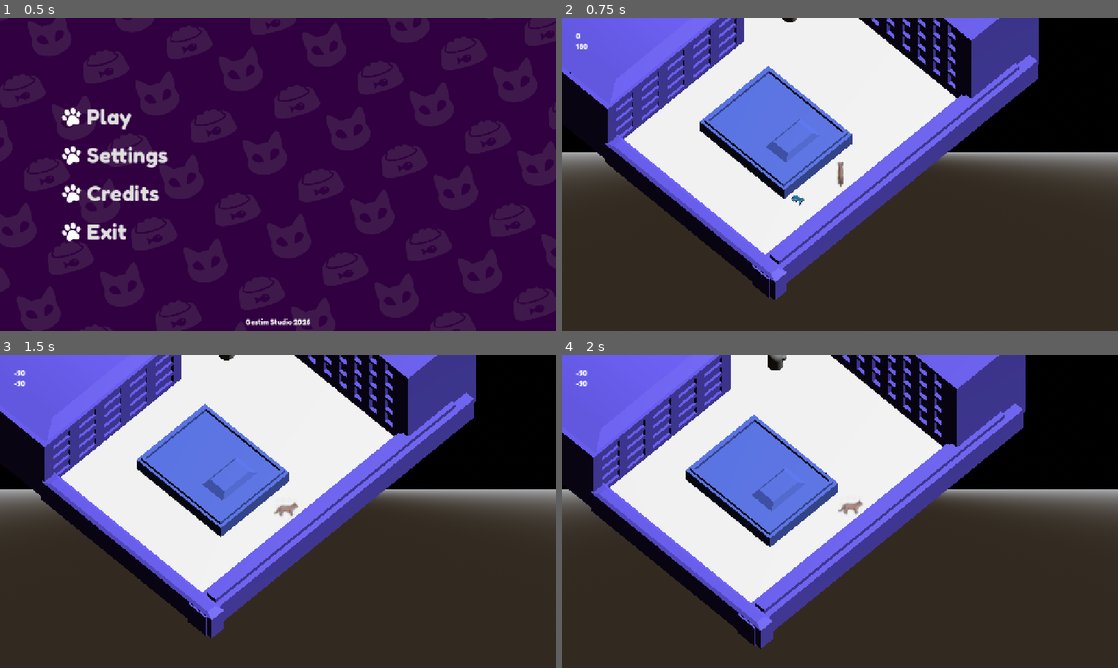
Above: before the commit, frames 1-4 (two rows, left to right).
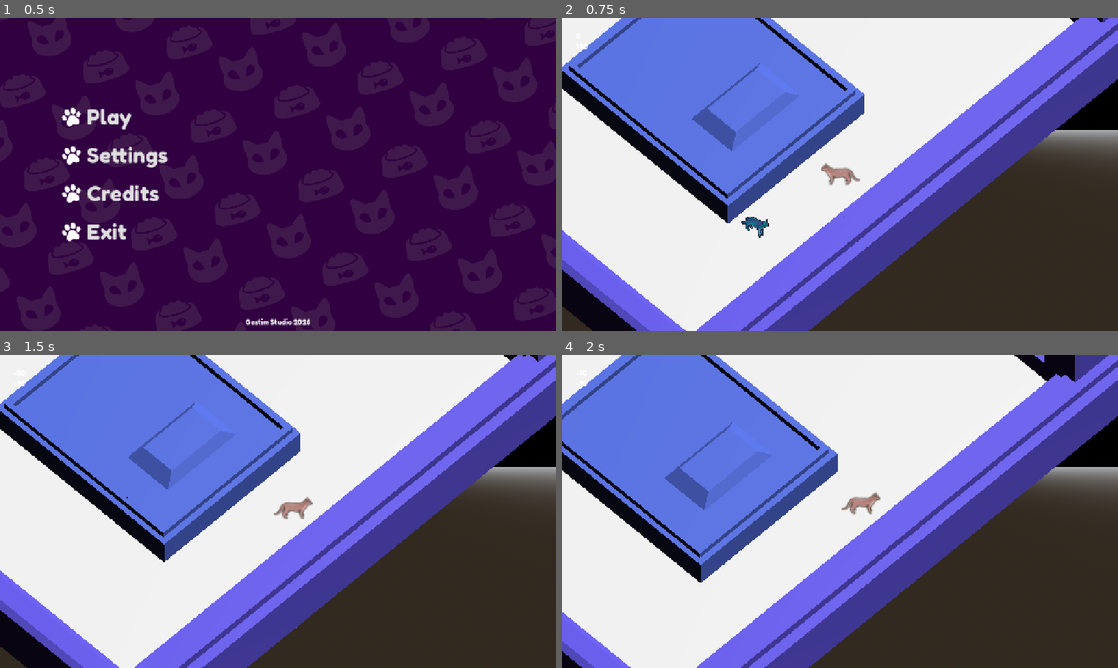
Above: after the commit, the same moments.

Repository: WeronikaKowalkowska/dnsgamejam
Game: Godot game, scene res://scenes/menu.tscn
Two runs of this game, one before a commit and one after it. Both use one fixed random seed, a clock stepped at 60 frames per second and the inputs below.
Inputs (mouse positions are in pixels of both pictures, inside the frame that each line leads up to):
- Up to frame 1 (0.5 s): no input
- Up to frame 2 (0.75 s): click "Play" at 0.5 s
- Up to frame 3 (1.5 s): tap Enter (ui_accept) at 1.25 s; move the mouse to (400, 495) at 1.27 s; hold D (move_right) from 1.28 s (still down); tap E at 1.35 s; click (400, 495) at 1.42 s
- Up to frame 4 (2 s): keep holding D (move_right); tap Enter (ui_accept) at 1.52 s

Frame 1 is identical in both runs. In frame 2, 63% of the frame differs, in the area x 0-100%, y 0-100%; in frame 3, 62%; in frame 4, 59%.

Commit message:
Animation fixes

Diff:
--- /dev/null
+++ b/assets/glitch.gdshader
@@ -0,0 +1,102 @@
+shader_type spatial;
+// Removed blend_mix and depth_prepass_alpha to prevent transparent queue conflicts
+render_mode cull_disabled, unshaded;
+
+uniform sampler2D texture_albedo : source_color, filter_nearest;
+
+uniform float intensity : hint_range(0.0, 1.0) = 0.5;
+uniform float glitch_frequency : hint_range(0.1, 10.0) = 2.0;
+uniform float glitch_duration : hint_range(0.01, 0.5) = 0.1;
+
+uniform float red_displacement : hint_range(0.0, 0.1) = 0.02;
+uniform float green_displacement : hint_range(0.0, 0.1) = 0.02;
+uniform float blue_displacement : hint_range(0.0, 0.1) = 0.02;
+
+uniform float scanline_intensity : hint_range(0.0, 1.0) = 0.3;
+uniform float noise_intensity : hint_range(0.0, 1.0) = 0.2;
+uniform float slice_intensity : hint_range(0.0, 1.0) = 0.4;
+uniform float ghost_intensity : hint_range(0.0, 0.5) = 0.1;
+uniform float negative_intensity : hint_range(0.0, 1.0) = 0.0;
+
+float random(vec2 st) {
+    return fract(sin(dot(st.xy, vec2(12.9898, 78.233))) * 43758.5453123);
+}
+
+float noise(vec2 st) {
+    vec2 i = floor(st);
+    vec2 f = fract(st);
+
+    float a = random(i);
+    float b = random(i + vec2(1.0, 0.0));
+    float c = random(i + vec2(0.0, 1.0));
+    float d = random(i + vec2(1.0, 1.0));
+
+    vec2 u = f * f * (3.0 - 2.0 * f);
+
+    return mix(a, b, u.x) + (c - a) * u.y * (1.0 - u.x) + (d - b) * u.x * u.y;
+}
+
+void vertex() {
+	MODELVIEW_MATRIX = VIEW_MATRIX * mat4(INV_VIEW_MATRIX[0], INV_VIEW_MATRIX[1], INV_VIEW_MATRIX[2], MODEL_MATRIX[3]);
+	MODELVIEW_NORMAL_MATRIX = mat3(MODELVIEW_MATRIX);
+}
+
+void fragment() {
+    vec2 uv = UV;
+    vec4 base_color = texture(texture_albedo, uv);
+    vec4 final_color = base_color;
+
+    float glitch_time = TIME * glitch_frequency;
+    float glitch_noise = noise(vec2(glitch_time, 0.0));
+    float glitch_active = step(1.0 - intensity, glitch_noise);
+
+    if (glitch_active > 0.5) {
+        float slice_y = random(vec2(glitch_time * 10.0, 0.0));
+        if (abs(uv.y - slice_y) < 0.02 * slice_intensity) {
+            float slice_offset = (random(vec2(glitch_time * 15.0, 0.0)) - 0.5) * 0.1 * slice_intensity;
+            uv.x += slice_offset;
+        }
+
+        float vertical_shift = random(vec2(glitch_time * 8.0, 0.0)) * 0.05 * intensity;
+        uv.y += vertical_shift;
+
+        float wave = sin(uv.y * 100.0 + glitch_time * 5.0) * 0.01 * intensity;
+        uv.x += wave;
+
+        final_color = texture(texture_albedo, uv);
+    }
+
+    float shift_amount = red_displacement * glitch_active;
+    vec4 red_channel = texture(texture_albedo, uv + vec2(shift_amount, 0.0));
+    vec4 green_channel = texture(texture_albedo, uv + vec2(-green_displacement * glitch_active, 0.0));
+    vec4 blue_channel = texture(texture_albedo, uv + vec2(blue_displacement * glitch_active, 0.0));
+
+    final_color.r = mix(final_color.r, red_channel.r, glitch_active);
+    final_color.g = mix(final_color.g, green_channel.g, glitch_active);
+    final_color.b = mix(final_color.b, blue_channel.b, glitch_active);
+
+    float scanline = sin(uv.y * 300.0 + glitch_time * 2.0) * 0.5 + 0.5;
+    final_color.rgb *= 1.0 - scanline * scanline_intensity * intensity;
+
+    float static_noise = random(uv + glitch_time) * noise_intensity * glitch_active;
+    final_color.rgb += static_noise;
+
+    if (ghost_intensity > 0.0) {
+        vec4 ghost_color = texture(texture_albedo, uv + vec2(0.01, 0.01)) * ghost_intensity;
+        final_color.rgb = mix(final_color.rgb, ghost_color.rgb, ghost_intensity * 0.5);
+    }
+
+    if (negative_intensity > 0.0) {
+        vec4 negative_color = vec4(1.0 - final_color.rgb, final_color.a);
+        final_color.rgb = mix(final_color.rgb, negative_color.rgb, negative_intensity * glitch_active);
+    }
+
+    float glow = glitch_active * 0.2 * intensity;
+    final_color.rgb += glow;
+
+    ALBEDO = final_color.rgb;
+    ALPHA = final_color.a;
+
+    // Forces the material into the Opaque pipeline for perfect Z-depth sorting
+    ALPHA_SCISSOR_THRESHOLD = 0.1;
+}
--- a/project.godot
+++ b/project.godot
@@ -92,6 +92,7 @@
 [physics]
 
 3d/physics_engine="Jolt Physics"
+common/physics_interpolation=true
 
 [rendering]
 
--- a/scenes/main.tscn
+++ b/scenes/main.tscn
@@ -21,8 +21,9 @@
 [ext_resource type="Texture2D" uid="uid://dobe6by3ohddi" path="res://assets/sprites/Grafika_bez_nazwy_2.png" id="9_muem4"]
 [ext_resource type="Texture2D" uid="uid://ctqp70tq6k24l" path="res://assets/sprites/normal_cat_idle_nw.png" id="10_pm3ni"]
 [ext_resource type="Texture2D" uid="uid://cg2oc70jcynqg" path="res://assets/sprites/normal_cat_idle_se.png" id="12_jscy8"]
-[ext_resource type="Texture2D" uid="uid://nscyw8vodil7" path="res://assets/sprites/normal_cat_idle_w.png" id="12_y6deb"]
+[ext_resource type="Texture2D" uid="uid://hlum8j4hmvq2" path="res://assets/sprites/normal_cat_idle_w.png" id="12_y6deb"]
 [ext_resource type="Texture2D" uid="uid://cxt8gqtymr2ly" path="res://assets/sprites/normal_cat_idle_sw.png" id="13_pm3ni"]
+[ext_resource type="Shader" uid="uid://c220cndqpc08g" path="res://assets/glitch.gdshader" id="16_y6deb"]
 
 [sub_resource type="ProceduralSkyMaterial" id="ProceduralSkyMaterial_sgp6g"]
 sky_horizon_color = Color(0.66224277, 0.6717428, 0.6867428, 1)
@@ -108,6 +109,22 @@
 "name": &"idle_w",
 "speed": 5.0
 }]
+
+[sub_resource type="ShaderMaterial" id="ShaderMaterial_y6deb"]
+render_priority = 0
+shader = ExtResource("16_y6deb")
+shader_parameter/texture_albedo = ExtResource("9_muem4")
+shader_parameter/intensity = 0.2830000134425
+shader_parameter/glitch_frequency = 6.40600030102512
+shader_parameter/glitch_duration = 0.23600001051148
+shader_parameter/red_displacement = 0.0350000016625
+shader_parameter/green_displacement = 0.03200000152
+shader_parameter/blue_displacement = 0.03200000152
+shader_parameter/scanline_intensity = 0.722000034295
+shader_parameter/noise_intensity = 0.2
+shader_parameter/slice_intensity = 0.5970000283575
+shader_parameter/ghost_intensity = 0.4990000237025
+shader_parameter/negative_intensity = 0.0
 
 [sub_resource type="NavigationMesh" id="NavigationMesh_tipki"]
 vertices = PackedVector3Array(-13.1985855, 0.363657, 12.348515, -3.4485855, 0.363657, 12.348515, -11.6985855, 0.363657, …(1279 unchanged characters)…
@@ -183,7 +200,7 @@
 transform = Transform3D(0.7071068, -0.5770964, 0.40860707, 0, 0.5778576, 0.8161376, -0.7071068, -0.5770964, 0.40860707, 8.389073, 7.4877424, 7.2156544)
 cull_mask = 1048567
 projection = 1
-size = 20.0
+size = 10.0
 script = ExtResource("5_jkv2x")
 
 [node name="KotCharacterBody3D" type="CharacterBody3D" parent="." unique_id=644475014 groups=["catAlive"]]
@@ -198,10 +215,9 @@
 shape = SubResource("SphereShape3D_15n48")
 
 [node name="Sprite3D" type="AnimatedSprite3D" parent="KotCharacterBody3D" unique_id=514135334]
-transform = Transform3D(1.25, 0, 0, 0, 1.25, 0, 0, 0, 1.25, 0, 0, 0)
 billboard = 1
 sprite_frames = SubResource("SpriteFrames_15n48")
-animation = &"idle_n"
+animation = &"idle_w"
 
 [node name="KotDuchCharacterBody3D" type="CharacterBody3D" parent="." unique_id=933195050 groups=["catSpectre"]]
 transform = Transform3D(1, 0, 0, 0, 0.9999999, 0, 0, 0, 1.0000001, 8.699884, 0.7234764, 5.8033695)
@@ -214,7 +230,8 @@
 shape = SubResource("SphereShape3D_15n48")
 
 [node name="Sprite3D" type="Sprite3D" parent="KotDuchCharacterBody3D" unique_id=621464419]
-transform = Transform3D(1, 0, 0, 0, 1, 2.9802322e-08, 0, 0, 1.0000001, 0, 0, 0)
+transform = Transform3D(1, 0, 0, 0, 1, 0, 0, 0, 1.0000001, 0, 0, 0)
+material_override = SubResource("ShaderMaterial_y6deb")
 billboard = 1
 texture = ExtResource("9_muem4")
 
--- a/scenes/menu.tscn
+++ b/scenes/menu.tscn
@@ -265,6 +265,7 @@
 size_flags_stretch_ratio = 4.0
 
 [node name="Credits" type="Control" parent="WindowManager/MarginContainer/Window/ContentMargin" unique_id=1620959623]
+visible = false
 layout_mode = 2
 
 [node name="VBoxContainer" type="VBoxContainer" parent="WindowManager/MarginContainer/Window/ContentMargin/Credits" unique_id=865178419]
Not shown, added: assets/glitch.gdshader.uid
Binary file changed: assets/sprites/normal_cat_idle_e.png
Not shown, changed: assets/sprites/normal_cat_idle_e.png.import
Binary file changed: assets/sprites/normal_cat_idle_w.png
Not shown, changed: assets/sprites/normal_cat_idle_w.png.import
Not shown: 1 places in scenes/main.tscn that only renumber resources
